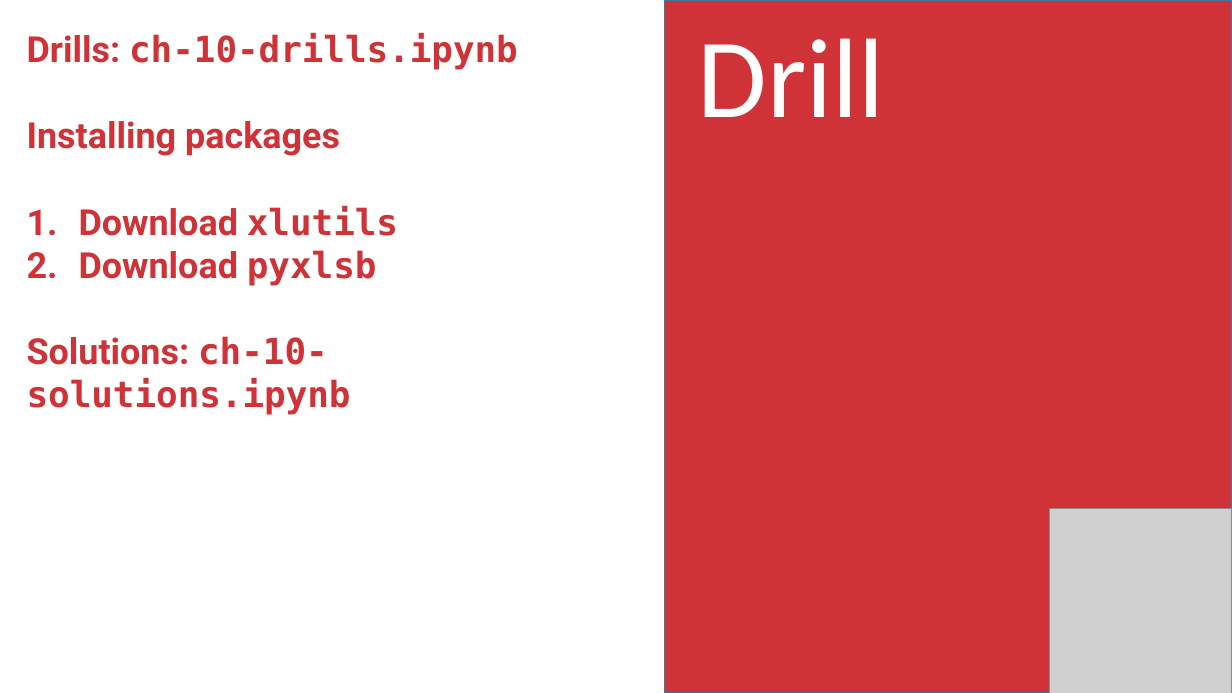
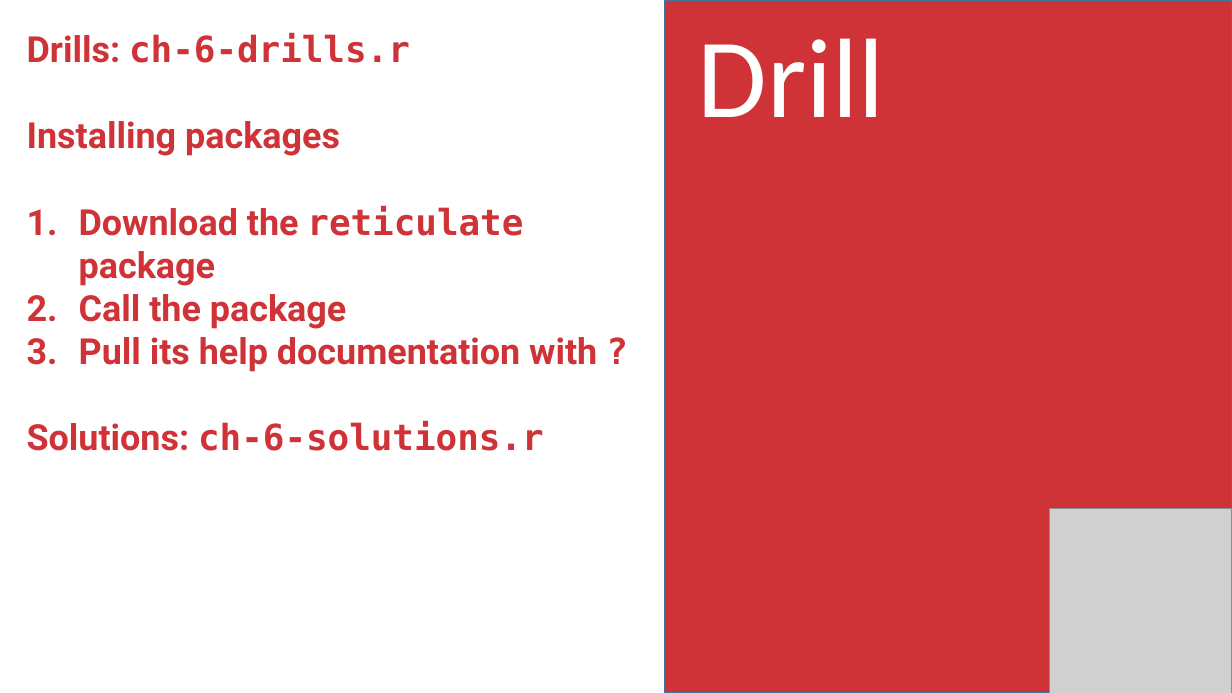
Before and after one commit to stringfestdata/aina-lets-learn-r, a slide deck: slide 10 of aina-lets-learn-r.pptx (slide 11 before the commit). Drawn at 1232x693 pixels with LibreOffice and Linux fonts; fonts in the diff are those of the drawing; grey boxes stand for pictures. Boxes give left, top, right and bottom in pixels: in the first picture for what was removed or moved away, otherwise in the second. Text is boxed around its words. In the diff, an @@ line names an element or a change of style, - is before the commit and + after.

```diff
--- a/aina-lets-learn-r.pptx
+++ b/aina-lets-learn-r.pptx
@@ text at [27, 33, 410, 63]: text changed @@
-Drills: ch-10-drills.ipynb
+Drills: ch-6-drills.r
@@ text at [27, 206, 597, 451]: text changed; font DejaVu Sans Mono to Roboto @@
-1. Download xlutils
-2. Download pyxlsb
-Solutions: ch-10-solutions.ipynb
+1. Download the reticulate package
+2. Call the package
+3. Pull its help documentation with ?
+Solutions: ch-6-solutions.r
```
Also in this commit, not shown: 7 other slides changed, 4 slides added, 11 slides removed, 46 other files.
